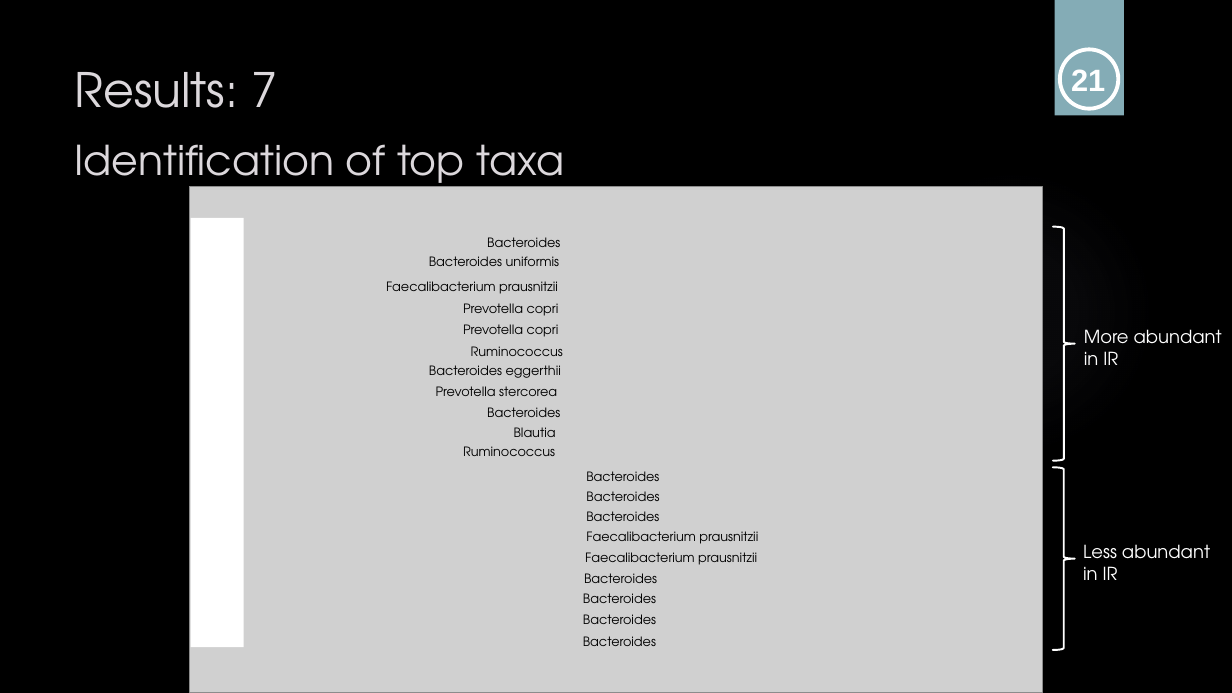
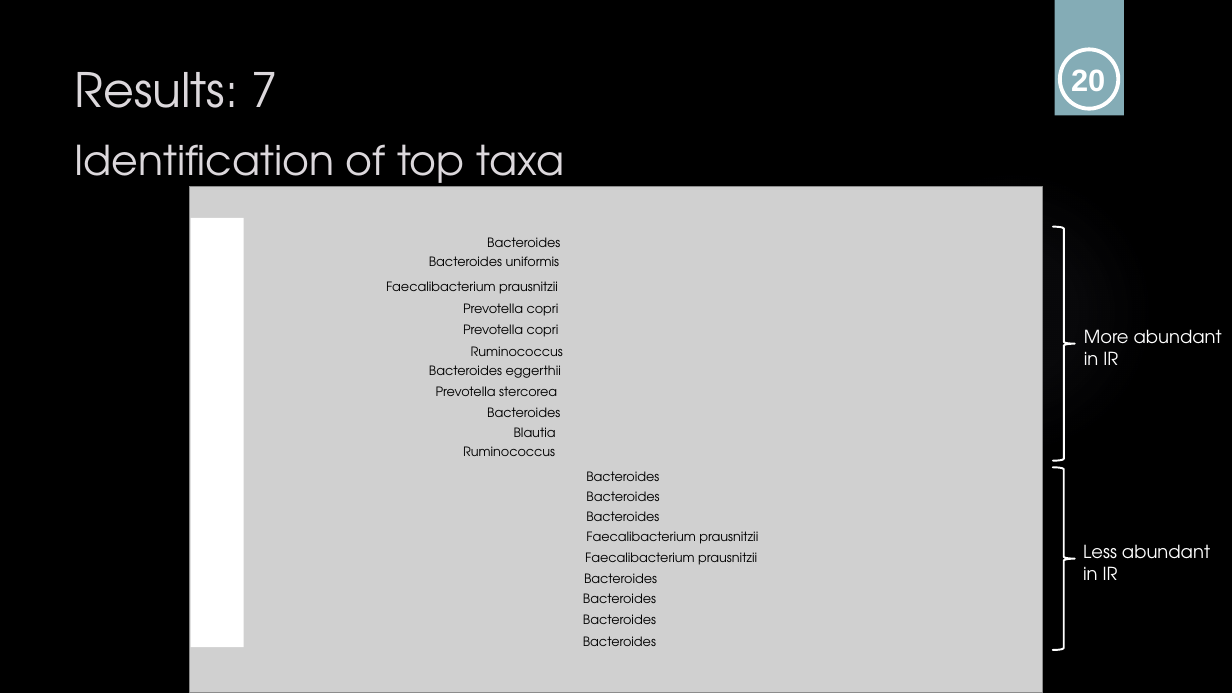
Before and after one commit to sabdeolive/Sabrina_BMS_Bachelor-Internship, a slide deck: slide 21 of Intermediary Presentation.pptx (slide 22 before the commit). Drawn at 1232x693 pixels with LibreOffice and Linux fonts; fonts in the diff are those of the drawing; grey boxes stand for pictures; background and template pictures are left out. Boxes give left, top, right and bottom in pixels: in the first picture for what was removed or moved away, otherwise in the second. Text is boxed around its words. In the diff, an @@ line names an element or a change of style, - is before the commit and + after.

```diff
--- a/Intermediary Presentation.pptx
+++ b/Intermediary Presentation.pptx
@@ text at box(1071, 69, 1105, 91): text changed @@
-21
+20
```
Also in this commit, not shown: 8 other slides changed.
